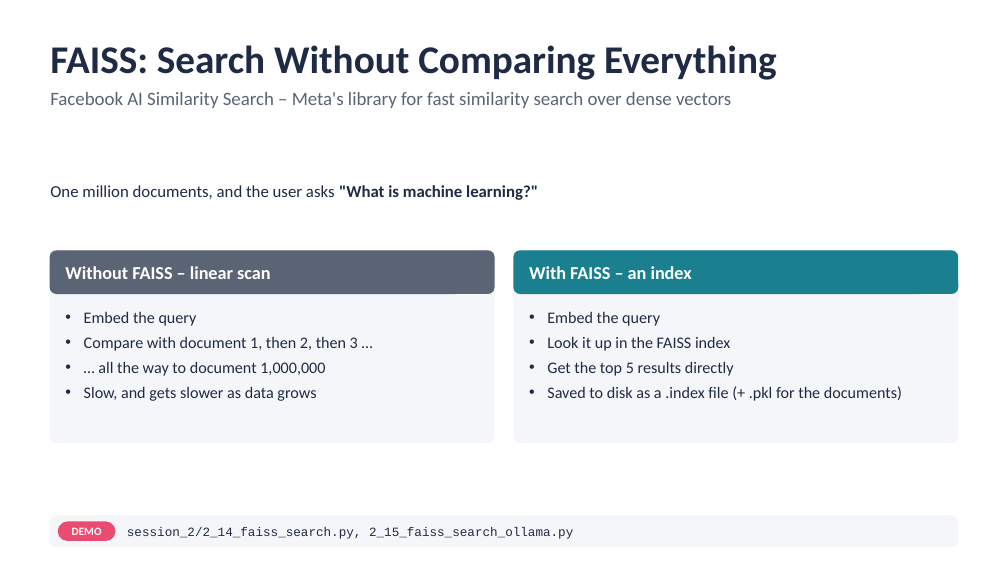
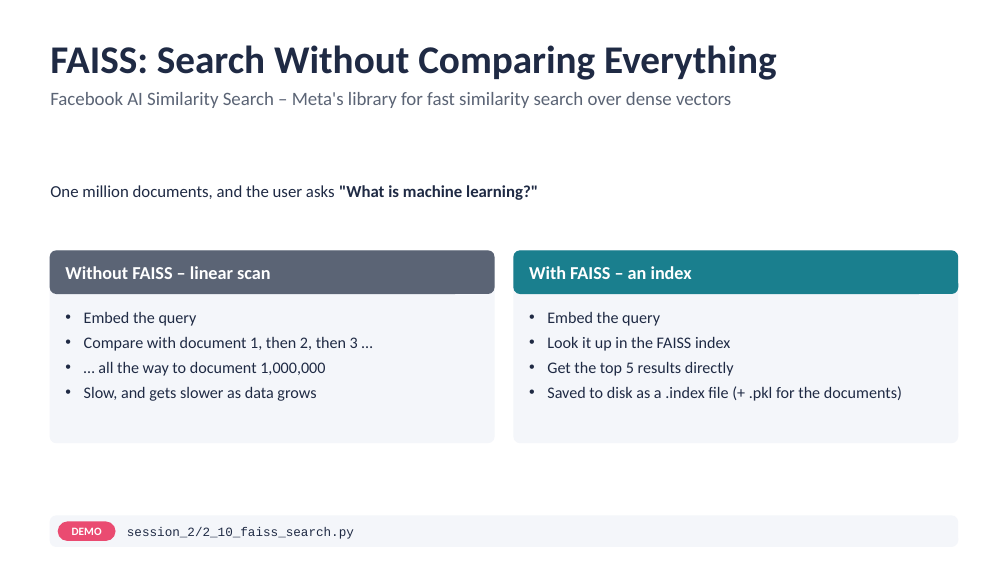
Before and after one commit to atulkahatecdac/agenticai, a slide deck: slide 43 of 16_PGP-Agentic/PGP_Agentic_AI.pptx (slide 47 before the commit). Drawn at 1008x567 pixels with LibreOffice and Linux fonts; fonts in the diff are those of the drawing. Boxes give left, top, right and bottom in pixels: in the first picture for what was removed or moved away, otherwise in the second. Text is boxed around its words. In the diff, an @@ line names an element or a change of style, - is before the commit and + after.

```diff
--- a/16_PGP-Agentic/PGP_Agentic_AI.pptx
+++ b/16_PGP-Agentic/PGP_Agentic_AI.pptx
@@ text at box(127, 527, 354, 539): text changed @@
-session_2/2_14_faiss_search.py, 2_15_faiss_search_ollama.py
+session_2/2_10_faiss_search.py
```
Also in this commit, not shown: 15 other slides changed, 2 slides added, 7 slides removed, 27 other files.
